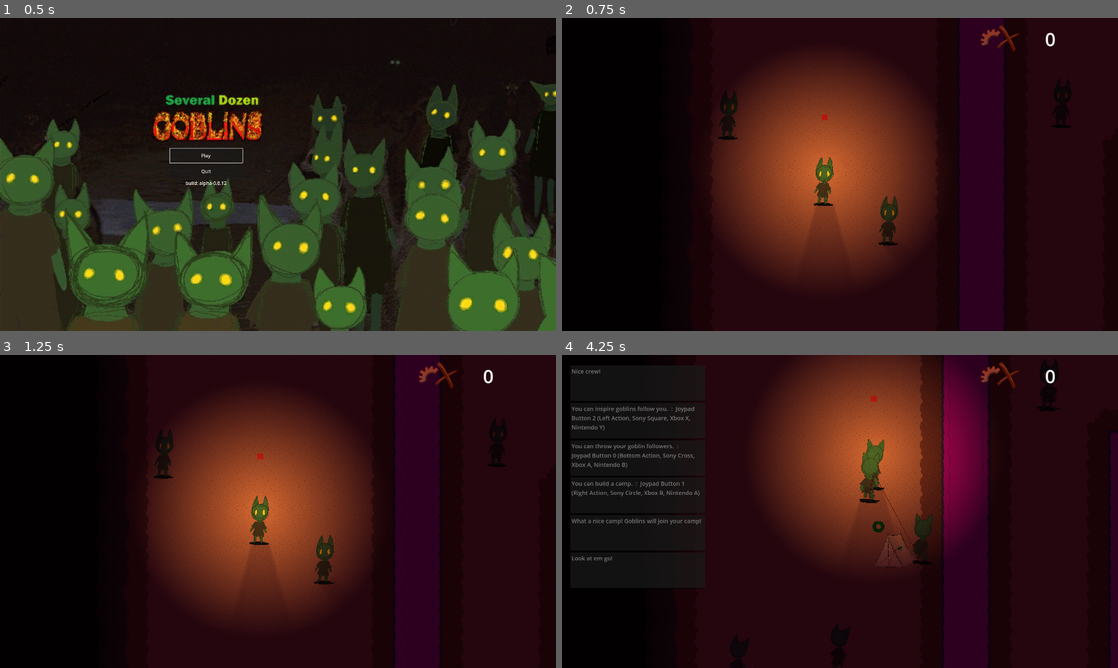
Above: before the commit, frames 1-4 (two rows, left to right).
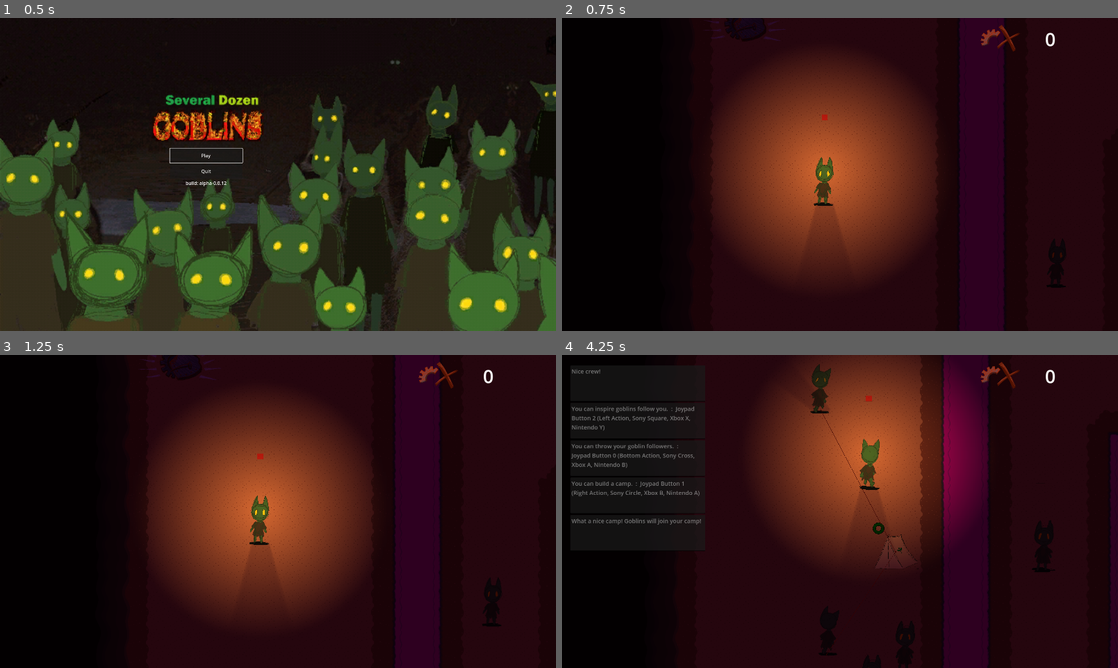
Above: after the commit, the same moments.

Repository: loteque/GoblinGame
Game: Godot game, scene res://main.tscn
Two runs of this game, one before a commit and one after it. Both use one fixed random seed, a clock stepped at 60 frames per second and the inputs below.
Inputs (mouse positions are in pixels of both pictures, inside the frame that each line leads up to):
- Up to frame 1 (0.5 s): no input
- Up to frame 2 (0.75 s): click "Play" at 0.5 s
- Up to frame 3 (1.25 s): no input
- Up to frame 4 (4.25 s): move the mouse to (962, 495) at 1.27 s; hold D (right) 1.28-2.03 s; hold Shift (call) 1.28-2.03 s; click (962, 495) at 1.42 s; move the mouse to (728, 527) at 2.02 s; hold S (down) 2.03-2.78 s; tap G (place) at 2.1 s; move the mouse to (895, 442) at 2.77 s; hold D (right) 2.78-3.53 s; tap Space (throw) at 2.85 s; move the mouse to (812, 574) at 3.52 s; hold W (up) from 3.53 s (still down); tap Shift (call) at 3.6 s; click (812, 574) at 3.67 s

Frame 1 is identical in both runs. In frame 2, 1.1% of the frame differs, in the area x 25-92%, y 0-87%; in frame 3, 1.1%; in frame 4, 2.5%, in the area x 1-100%, y 1-100%.

Commit message:
map rebalance

Diff:
--- a/project/main.tscn
+++ b/project/main.tscn
@@ -758,57 +758,57 @@
 drag_vertical_offset = -0.46
 
 [node name="Actor" parent="." node_paths=PackedStringArray("music_manager") groups=["Ally"] instance=ExtResource("5_qmkqn")]
-position = Vector2(551, 1745)
+position = Vector2(658, 1337)
 music_manager = NodePath("../MusicManager")
 
 [node name="Actor4" parent="." node_paths=PackedStringArray("follow_area", "music_manager") groups=["Ally"] instance=ExtResource("5_qmkqn")]
-position = Vector2(673, 727)
+position = Vector2(1010, -321)
 follow_area = NodePath("../Actor/FollowArea")
 music_manager = NodePath("../MusicManager")
 
 [node name="Actor5" parent="." node_paths=PackedStringArray("follow_area", "music_manager") groups=["Ally"] instance=ExtResource("5_qmkqn")]
-position = Vector2(119, 362)
+position = Vector2(172, 1664)
 follow_area = NodePath("../Actor/FollowArea")
 music_manager = NodePath("../MusicManager")
 
 [node name="Actor6" parent="." node_paths=PackedStringArray("follow_area", "player", "music_manager") groups=["Ally"] instance=ExtResource("5_qmkqn")]
-position = Vector2(1271, 322)
+position = Vector2(318, -143)
 follow_area = NodePath("../Actor/FollowArea")
 player = NodePath("../Actor5")
 music_manager = NodePath("../MusicManager")
 
 [node name="Actor7" parent="." node_paths=PackedStringArray("follow_area", "player", "music_manager") groups=["Ally"] instance=ExtResource("5_qmkqn")]
-position = Vector2(1256, 1479)
+position = Vector2(1253, 873)
 follow_area = NodePath("../Actor/FollowArea")
 player = NodePath("../Actor5")
 music_manager = NodePath("../MusicManager")
 
 [node name="Actor8" parent="." node_paths=PackedStringArray("follow_area", "player", "music_manager") groups=["Ally"] instance=ExtResource("5_qmkqn")]
-position = Vector2(1248, 1736)
+position = Vector2(774, 1220)
 follow_area = NodePath("../Actor/FollowArea")
 player = NodePath("../Actor5")
 music_manager = NodePath("../MusicManager")
 
 [node name="Actor9" parent="." node_paths=PackedStringArray("follow_area", "player", "music_manager") groups=["Ally"] instance=ExtResource("5_qmkqn")]
-position = Vector2(129, 1809)
+position = Vector2(775, 1459)
 follow_area = NodePath("../Actor/FollowArea")
 player = NodePath("../Actor5")
 music_manager = NodePath("../MusicManager")
 
 [node name="CorruptedActor" parent="." node_paths=PackedStringArray("music_manager") groups=["Enemy"] instance=ExtResource("5_qmkqn")]
-position = Vector2(2881, 1229)
+position = Vector2(3426, 1515)
 team = 1
 music_manager = NodePath("../MusicManager")
 
 [node name="CorruptedActor3" parent="." node_paths=PackedStringArray("follow_area", "player", "music_manager") groups=["Enemy"] instance=ExtResource("5_qmkqn")]
-position = Vector2(3063, 1323)
+position = Vector2(3298, 1579)
 follow_area = NodePath("../CorruptedActor/FollowArea")
 team = 1
 player = NodePath("../CorruptedActor")
 music_manager = NodePath("../MusicManager")
 
 [node name="CorruptedActor4" parent="." node_paths=PackedStringArray("follow_area", "player", "music_manager") groups=["Enemy"] instance=ExtResource("5_qmkqn")]
-position = Vector2(2932, 1555)
+position = Vector2(3159, 1727)
 follow_area = NodePath("../CorruptedActor/FollowArea")
 team = 1
 player = NodePath("../CorruptedActor")
@@ -822,26 +822,26 @@
 music_manager = NodePath("../MusicManager")
 
 [node name="CorruptedActor2" parent="." node_paths=PackedStringArray("music_manager") groups=["Enemy"] instance=ExtResource("5_qmkqn")]
-position = Vector2(2241, 1622)
+position = Vector2(1839, 1940)
 team = 1
 music_manager = NodePath("../MusicManager")
 
 [node name="CorruptedActor6" parent="." node_paths=PackedStringArray("follow_area", "player", "music_manager") groups=["Enemy"] instance=ExtResource("5_qmkqn")]
-position = Vector2(2102, 1738)
+position = Vector2(3427, 1770)
 follow_area = NodePath("../CorruptedActor2/FollowArea")
 team = 1
 player = NodePath("../CorruptedActor2")
 music_manager = NodePath("../MusicManager")
 
 [node name="CorruptedActor7" parent="." node_paths=PackedStringArray("follow_area", "player", "music_manager") groups=["Enemy"] instance=ExtResource("5_qmkqn")]
-position = Vector2(2246, 1816)
+position = Vector2(3948, 1653)
 follow_area = NodePath("../CorruptedActor2/FollowArea")
 team = 1
 player = NodePath("../CorruptedActor2")
 music_manager = NodePath("../MusicManager")
 
 [node name="CorruptedActor8" parent="." node_paths=PackedStringArray("follow_area", "player", "music_manager") groups=["Enemy"] instance=ExtResource("5_qmkqn")]
-position = Vector2(4174, 168)
+position = Vector2(3527, -256)
 follow_area = NodePath("../CorruptedActor2/FollowArea")
 team = 1
 player = NodePath("../CorruptedActor2")
@@ -854,20 +854,6 @@
 player = NodePath("../CorruptedActor2")
 music_manager = NodePath("../MusicManager")
 
-[node name="CorruptedActor10" parent="." node_paths=PackedStringArray("follow_area", "player", "music_manager") groups=["Enemy"] instance=ExtResource("5_qmkqn")]
-position = Vector2(3690, -137)
-follow_area = NodePath("../CorruptedActor2/FollowArea")
-team = 1
-player = NodePath("../CorruptedActor2")
-music_manager = NodePath("../MusicManager")
-
-[node name="CorruptedActor11" parent="." node_paths=PackedStringArray("follow_area", "player", "music_manager") groups=["Enemy"] instance=ExtResource("5_qmkqn")]
-position = Vector2(3549, -311)
-follow_area = NodePath("../CorruptedActor2/FollowArea")
-team = 1
-player = NodePath("../CorruptedActor2")
-music_manager = NodePath("../MusicManager")
-
 [node name="CorruptedActor12" parent="." node_paths=PackedStringArray("follow_area", "player", "music_manager") groups=["Enemy"] instance=ExtResource("5_qmkqn")]
 position = Vector2(2884, -336)
 follow_area = NodePath("../CorruptedActor2/FollowArea")
@@ -883,14 +869,14 @@
 music_manager = NodePath("../MusicManager")
 
 [node name="CorruptedActor14" parent="." node_paths=PackedStringArray("follow_area", "player", "music_manager") groups=["Enemy"] instance=ExtResource("5_qmkqn")]
-position = Vector2(2105, 82)
+position = Vector2(2702, 325)
 follow_area = NodePath("../CorruptedActor2/FollowArea")
 team = 1
 player = NodePath("../CorruptedActor2")
 music_manager = NodePath("../MusicManager")
 
 [node name="CorruptedActor15" parent="." node_paths=PackedStringArray("follow_area", "player", "music_manager") groups=["Enemy"] instance=ExtResource("5_qmkqn")]
-position = Vector2(2070, -188)
+position = Vector2(3665, 389)
 follow_area = NodePath("../CorruptedActor2/FollowArea")
 team = 1
 player = NodePath("../CorruptedActor2")
@@ -900,17 +886,25 @@
 z_index = 1
 position = Vector2(197, -320)
 
+[node name="Scrap2" parent="." instance=ExtResource("6_ax147")]
+z_index = 1
+position = Vector2(1979, -145)
+
 [node name="Scrap9" parent="." instance=ExtResource("6_ax147")]
 z_index = 1
-position = Vector2(1774, 774)
+position = Vector2(1940, 716)
+
+[node name="Scrap13" parent="." instance=ExtResource("6_ax147")]
+z_index = 1
+position = Vector2(2777, 1265)
 
 [node name="Scrap10" parent="." instance=ExtResource("6_ax147")]
 z_index = 1
-position = Vector2(1937, 716)
+position = Vector2(2430, 1441)
 
 [node name="Scrap11" parent="." instance=ExtResource("6_ax147")]
 z_index = 1
-position = Vector2(2115, 679)
+position = Vector2(2517, 1199)
 
 [node name="Scrap12" parent="." instance=ExtResource("6_ax147")]
 z_index = 1
@@ -929,15 +923,15 @@
 
 [node name="Scrap5" parent="." instance=ExtResource("6_ax147")]
 z_index = 1
-position = Vector2(244, 1659)
+position = Vector2(207, 1760)
 
 [node name="Scrap7" parent="." instance=ExtResource("6_ax147")]
 z_index = 1
-position = Vector2(247, 1488)
+position = Vector2(175, -32)
 
 [node name="Scrap8" parent="." instance=ExtResource("6_ax147")]
 z_index = 1
-position = Vector2(243, 1336)
+position = Vector2(476, -327)
 
 [node name="CanvasModulate" type="CanvasModulate" parent="."]
 color = Color(0.210773, 0.0573702, 0.196106, 1)
--- a/project/new_actor.tscn
+++ b/project/new_actor.tscn
@@ -76,6 +76,7 @@
 [node name="HealthComponent" parent="." instance=ExtResource("2_3ypmk")]
 
 [node name="CollisionShape2D" type="CollisionShape2D" parent="."]
+visible = false
 position = Vector2(1, -2.75)
 shape = SubResource("CircleShape2D_1bxck")
 
@@ -99,6 +100,7 @@
 position = Vector2(0, -63.75)
 
 [node name="CollisionShape2D" type="CollisionShape2D" parent="FollowArea"]
+visible = false
 shape = SubResource("CircleShape2D_v1do6")
 
 [node name="AnimatedSprite2D" type="AnimatedSprite2D" parent="."]
@@ -111,6 +113,7 @@
 
 [node name="TargetTrackerComponent" type="Area2D" parent="." node_paths=PackedStringArray("actor")]
 unique_name_in_owner = true
+visible = false
 position = Vector2(0, -63.75)
 collision_layer = 0
 collision_mask = 257
@@ -255,6 +258,7 @@
 position = Vector2(0, -63.75)
 
 [node name="CollisionShape2D" type="CollisionShape2D" parent="InteractArea"]
+visible = false
 position = Vector2(0, 61)
 shape = SubResource("CircleShape2D_yrhv1")
 
Not shown: 1 places in project/new_actor.tscn that only renumber resources
Not shown: 1 places in project/player_character.tscn that only renumber resources
